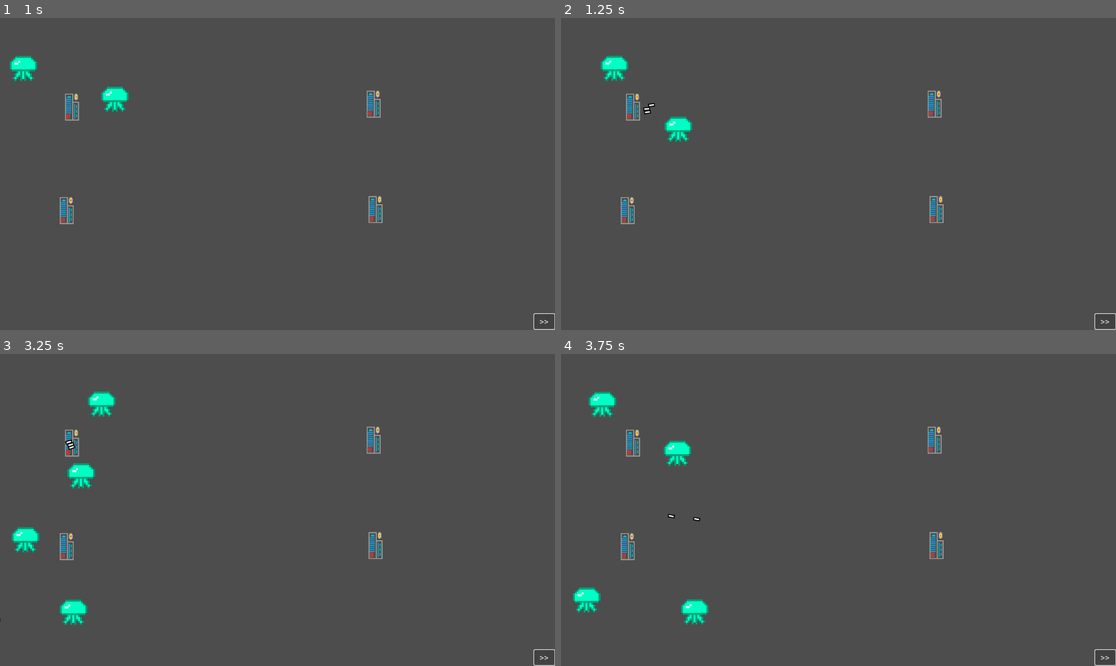
Above: before the commit, frames 1-4 (two rows, left to right).
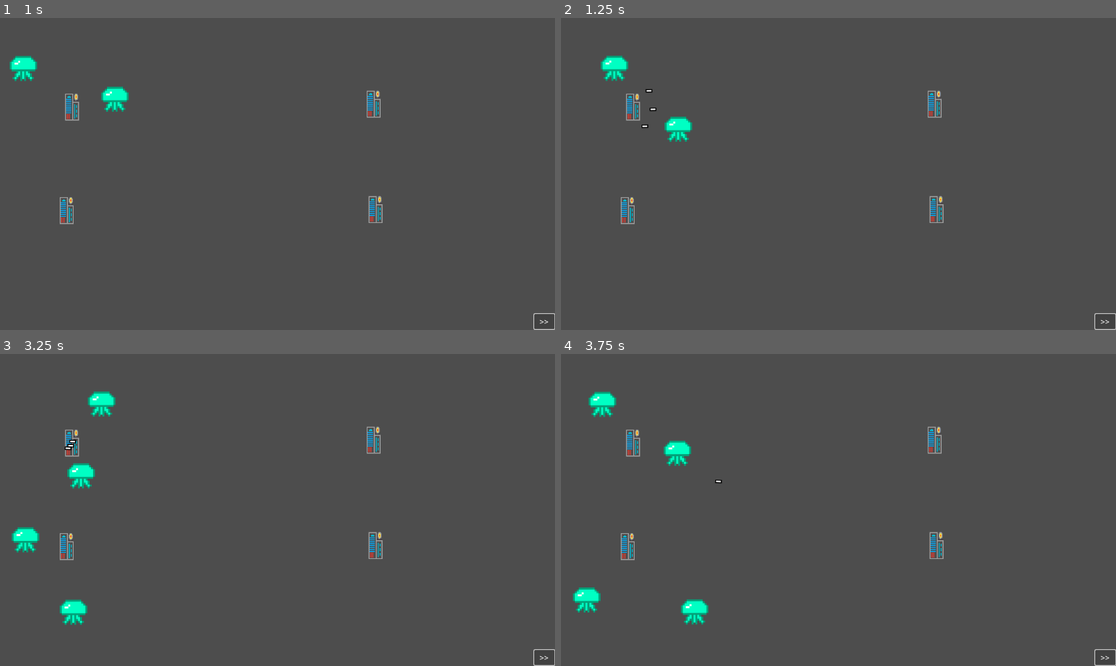
Above: after the commit, the same moments.

Repository: pbagnoud/minijam183
Game: Godot game, scene res://Scenes/main.tscn
Two runs of this game, one before a commit and one after it. Both use one fixed random seed, a clock stepped at 60 frames per second and the inputs below.
Inputs:
- Up to frame 1 (1 s): click ">>" at 0.5 s
- Up to frame 2 (1.25 s): no input
- Up to frame 3 (3.25 s): click ">>" at 1.25 s; click ">>" at 2 s
- Up to frame 4 (3.75 s): no input

Frame 1 is identical in both runs. In frame 2, less than 0.1% of the frame differs, in the area x 14-18%, y 22-36%; in frame 3, less than 0.1%; in frame 4, less than 0.1%.

Commit message:
fix triple shoot

Diff:
--- a/minijam183/Scripts/tower.gd
+++ b/minijam183/Scripts/tower.gd
@@ -84,6 +84,7 @@
 	#Choose the velocity for the mob.
 	#var velocity = Vector2(randf_range(150.0, 250.0), 0.0)
 	bullet.linear_velocity = direction.normalized()*shot_speed
+	bullet.position = direction.normalized()
 	bullet.color = color
 	bullet.power = power
 	bullet.has_color_change = has_color_change
